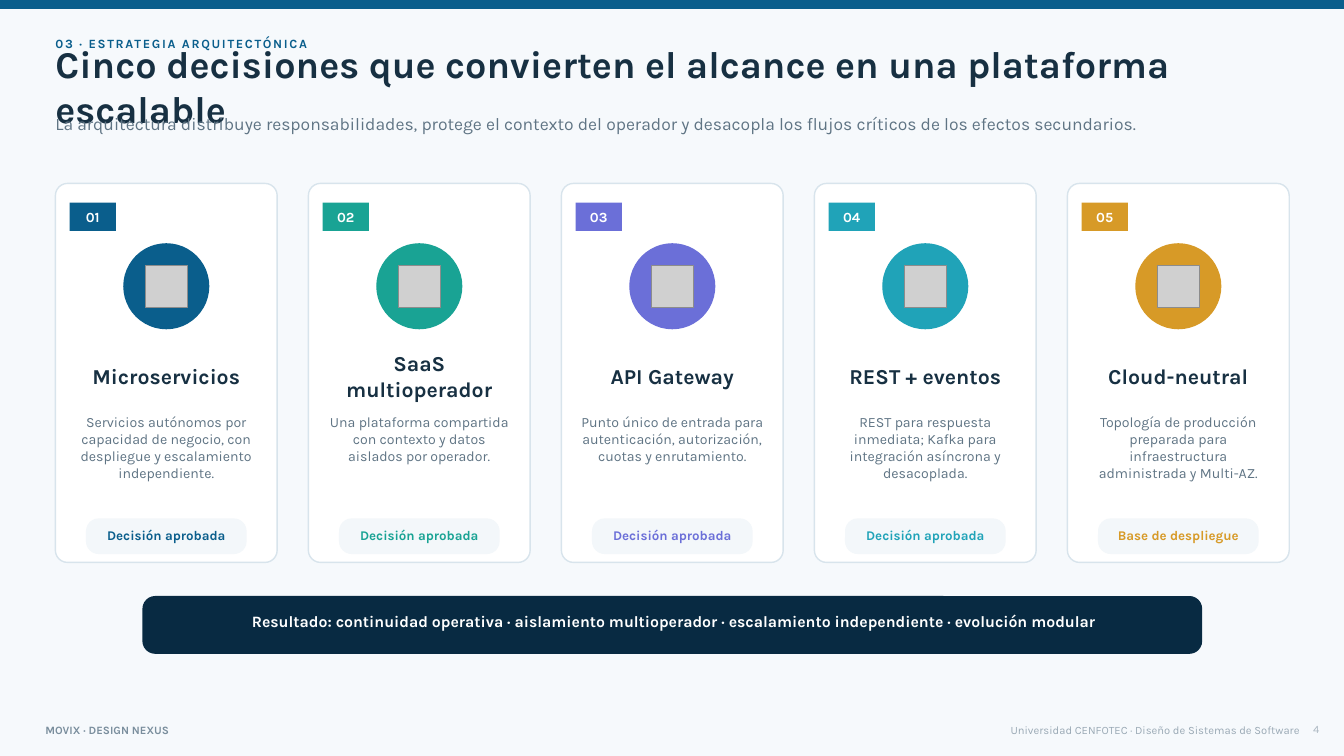
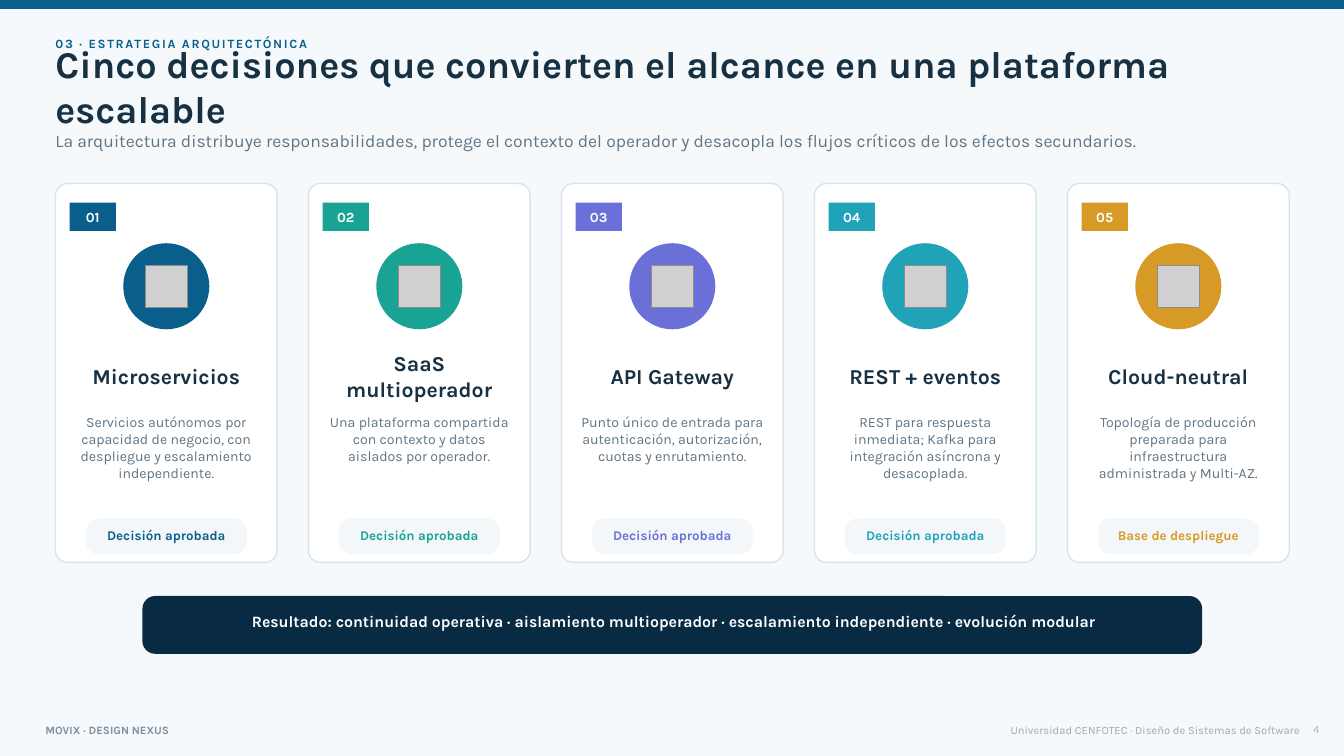
Before and after one commit to tomazoque/pswe-04-proyecto-final, a slide deck: slide 4 of Presentacion/Movix_Presentacion_10_Ago_2026.pptx. Drawn at 1344x756 pixels with LibreOffice and Linux fonts; fonts in the diff are those of the drawing; grey boxes stand for pictures. Boxes give left, top, right and bottom in pixels: in the first picture for what was removed or moved away, otherwise in the second. Text is boxed around its words. In the diff, an @@ line names an element or a change of style, - is before the commit and + after.

```diff
--- a/Presentacion/Movix_Presentacion_10_Ago_2026.pptx
+++ b/Presentacion/Movix_Presentacion_10_Ago_2026.pptx
@@ text "Cinco decisiones que convierten el ..." rewrapped from (55,43,1169,132) to (55,43,1169,124) @@
@@ text "La arquitectura distribuye responsabilidades, protege ...": place and size @@
-text "La arquitectura distribuye responsabilidades, protege ..." at (55,114,1136,134)
+text "La arquitectura distribuye responsabilidades, protege ..." at (55,134,1136,151)
```
Also in this commit, not shown: 3 other slides changed.
